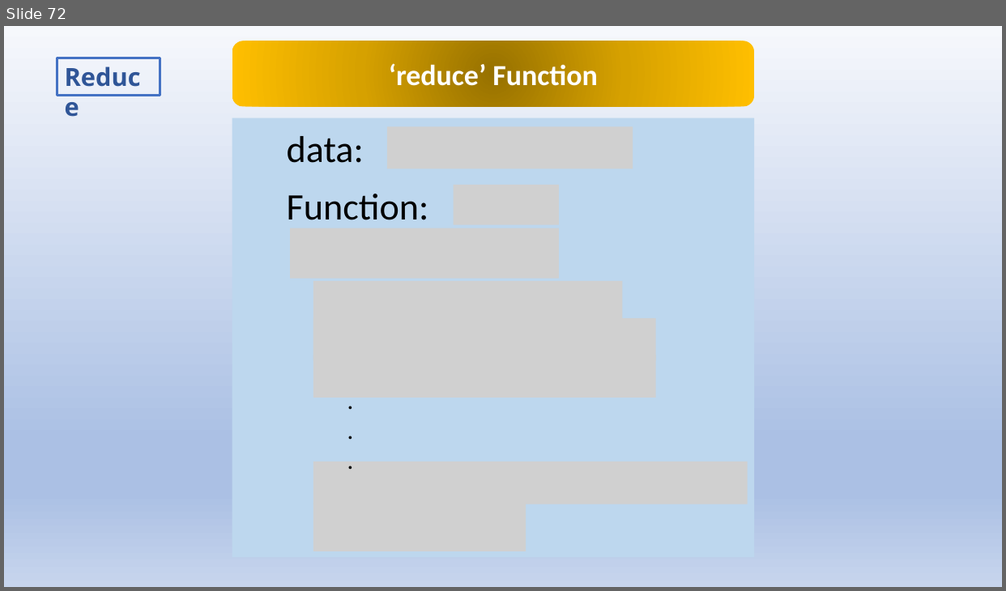
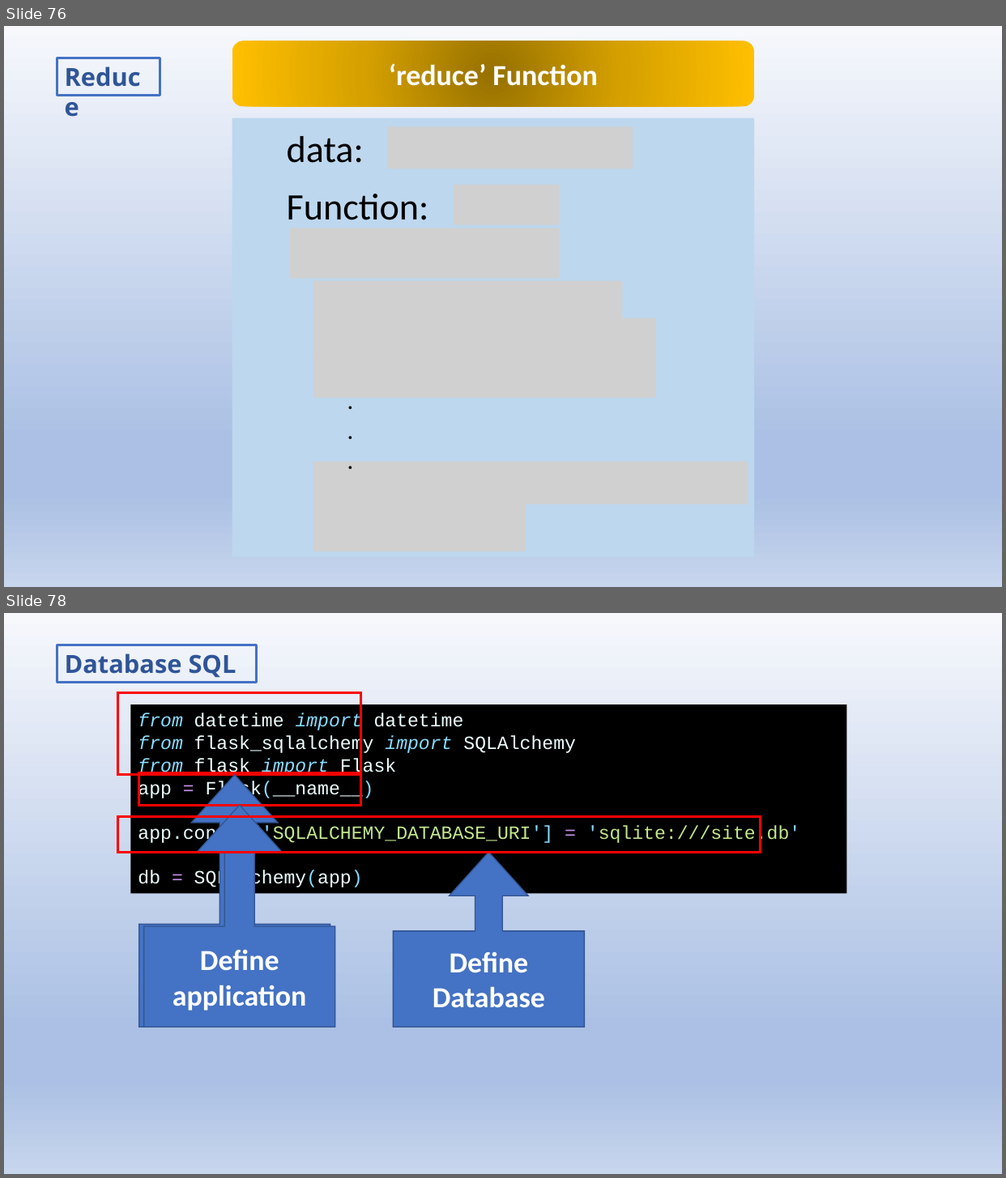
Before and after one commit to jwang1122/learnpython, a slide deck: Python Language.pptx. Shown one above the other, each under a label of ours: slide 72 before the commit, slides 76 and 78 after it; the slides between them are not shown. The pictures are 1006x591 and 1006x1178 pixels, drawn with LibreOffice and Linux fonts; fonts in the diff are those of the drawing; grey boxes stand for pictures. Boxes give left, top, right and bottom in pixels: in the first picture for what was removed or moved away, otherwise in the second. Text is boxed around its words. In the diff, an @@ line names an element or a change of style, - is before the commit and + after.

```diff
--- a/Python Language.pptx
+++ b/Python Language.pptx
@@ slide 78 added at [4,613,1002,1174], background gradient #F6F8FC to #ABC0E4 to #C7D5ED @@
@@ rectangle added at [57,645,256,683], outline #4472C4 2.25 pt, 24 pt, text #2F5597, bold @@
+Database SQL
@@ rectangle added at [117,693,361,776], outline #FF0000 2.25 pt @@
@@ rectangle added at [130,705,847,894], fill #000000, 18 pt, text #EEFFFF @@
+from datetime import datetime
+from flask_sqlalchemy import SQLAlchemy
+from flask import Flask
+app = Flask(__name__)
+app.config['SQLALCHEMY_DATABASE_URI'] = 'sqlite:///site.db'
+db = SQLAlchemy(app)
@@ up arrow callout added at [138,775,330,1027], fill #4472C4, outline #325491 1 pt, 28 pt, text #FFFFFF, bold @@
+Load Library
@@ rectangle added at [138,773,361,806], outline #FF0000 2.25 pt @@
@@ up arrow callout added at [144,806,335,1028], fill #4472C4, outline #325491 1 pt, 28 pt, text #FFFFFF, bold @@
+Define application
@@ rectangle added at [117,816,760,853], outline #FF0000 2.25 pt @@
@@ up arrow callout added at [394,853,584,1028], fill #4472C4, outline #325491 1 pt, 28 pt, text #FFFFFF, bold @@
+Define Database
@@ what was slide 72 is now slide 76 @@
```
Also in this commit, not shown: 9 slides changed, 14 other slides added, 12 other files.
